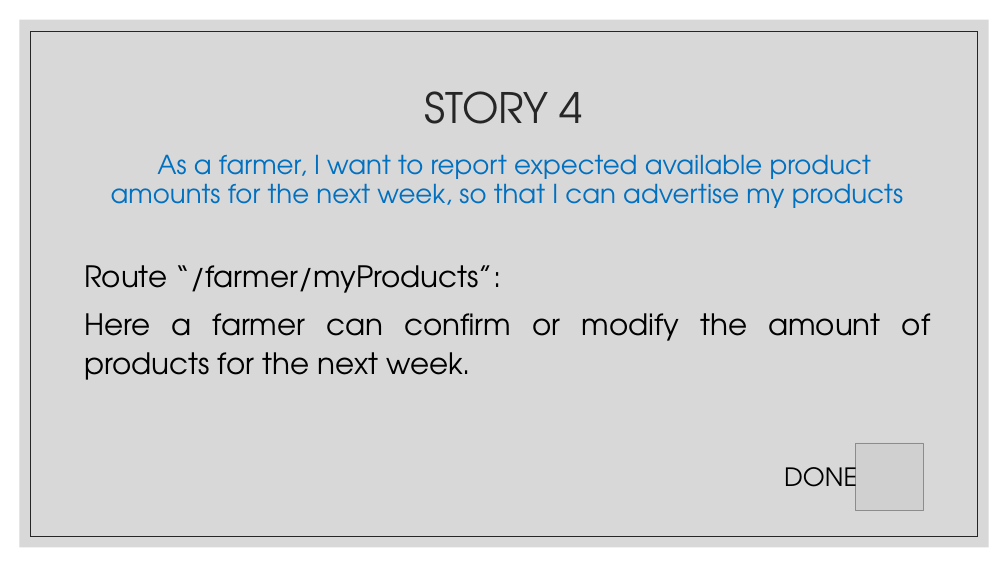
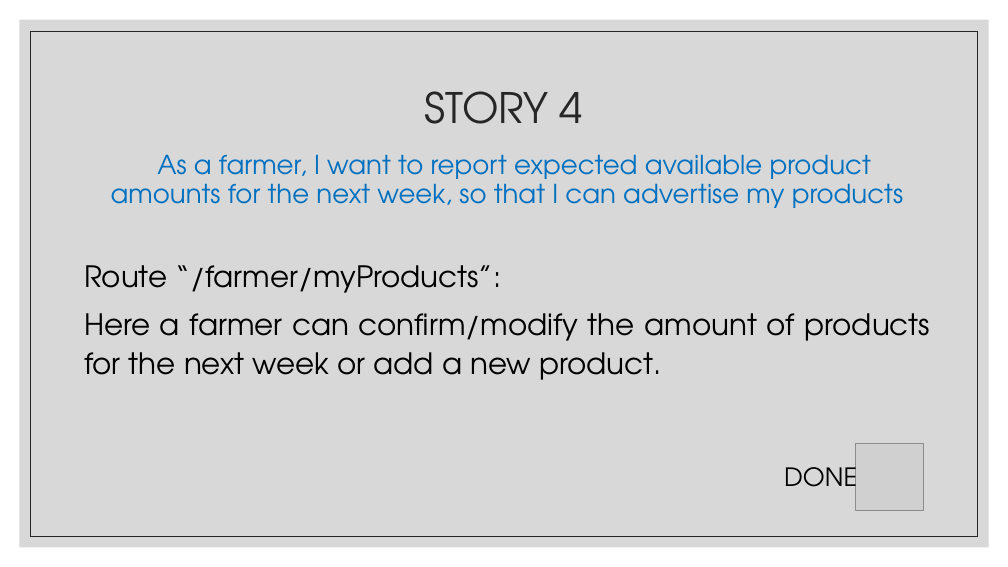
Before and after one commit to se2-p02/spg, a slide deck: slide 8 of presentations/SPG_spint2_presentation.pptx. Drawn at 1008x567 pixels with LibreOffice and Linux fonts; fonts in the diff are those of the drawing; grey boxes stand for pictures. Boxes give left, top, right and bottom in pixels: in the first picture for what was removed or moved away, otherwise in the second. Text is boxed around its words. In the diff, an @@ line names an element or a change of style, - is before the commit and + after.

Commit message:
fix presentation

```diff
--- a/presentations/SPG_spint2_presentation.pptx
+++ b/presentations/SPG_spint2_presentation.pptx
@@ text at bbox=[84, 313, 931, 380]: text changed @@
-Here a farmer can confirm or modify the amount of products for the next week.
+Here a farmer can confirm/modify the amount of products for the next week or add a new product.
```
Also in this commit, not shown: 1 other file.
